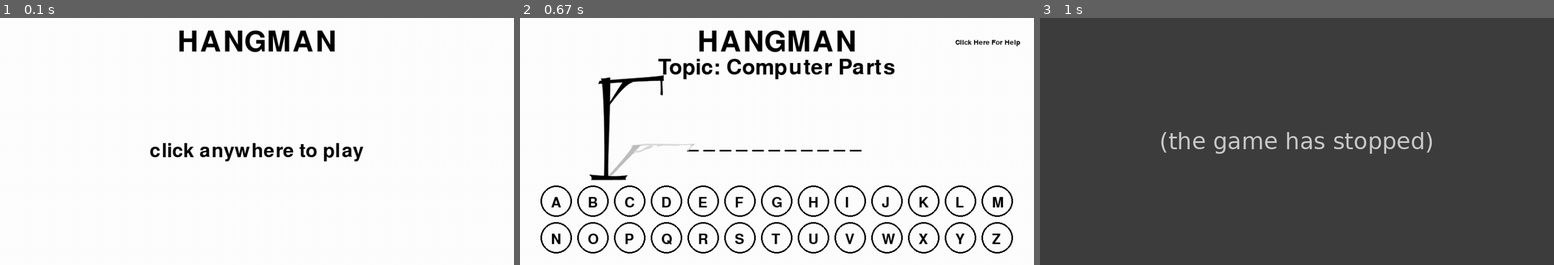
Above: before the commit, frames 1-3 (left to right).
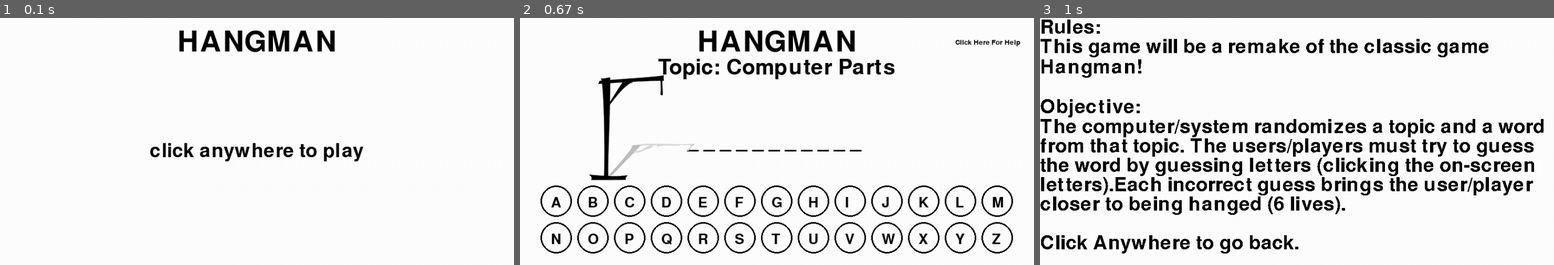
Above: after the commit, the same moments.

Repository: Chess-Dude/Hangman-Game-V3
Game: pygame game, started from MainGameLoop.py
Two runs of this game, one before a commit and one after it. Both use one fixed random seed, a clock stepped at 60 frames per second and the inputs below.
Inputs (mouse positions are in pixels of both pictures, inside the frame that each line leads up to):
- Up to frame 1 (0.1 s): no input
- Up to frame 2 (0.67 s): click (777, 141) at 0.38 s
- Up to frame 3 (1 s): click "Click Here For Help" at 0.73 s

Frames 1-2 are identical in both runs. In frame 3, 98% of the frame differs, in the area x 0-100%, y 0-100%.
Error before the commit: TypeError: blitting_help_menu() missing 3 required positional arguments: 'WHITE', 'WORD_FONT...; the game stopped at 0.75 s (later frames are placeholders)

Commit message:
refactored refresh_screen

Diff:
--- a/MainGameLoop.py
+++ b/MainGameLoop.py
@@ -18,6 +18,7 @@
 from BlittingText import blitting_text
 from BlittingStartMenu import blitting_start_menu
 from BlittingHelpMenu import blitting_help_menu
+from RefreshScreen import refresh_screen
 
 # initializes pygame
 pygame.init()
@@ -80,111 +81,6 @@
 HELP_HEIGHT = 20
 
 
-def refresh_screen(DISPLAYSURF,
-                   letters_to_print,
-                   word_progress,
-                   players_incorrect_guess,
-                   selected_topic,
-                   system_message,
-                   hangman_image_list):
-    """
-    refreshes screen
-    """
-
-    # Loading Background Images
-    # DISPLAYSURF.blit(BACKGROUND, (0, 0))
-    DISPLAYSURF.fill(WHITE)
-
-    # Printing Text
-    title_text = TITLE_FONT.render("HANGMAN", 1, BLACK)
-    DISPLAYSURF.blit(title_text, (WIDTH/2 - title_text.get_width()/2, 20))
-
-    # depending on current game status, the display will be updated based on game state
-    if game_status == GAME_STATE["START_MENU"]:
-        blitting_start_menu(DISPLAYSURF, WORD_FONT, BLACK, WIDTH, HEIGHT)
-
-    elif game_status == GAME_STATE["GAME_IN_PROGRESS"]:
-        blitting_text(DISPLAYSURF,
-                      word_progress,
-                      selected_topic,
-                      system_message,
-                      WORD_FONT, BLACK,
-                      SUB_TITLE_FONT,
-                      WIDTH,
-                      SYSTEM_FONT_MESSAGE,
-                      HELP_FONT_MESSAGE)
-
-        # callling functions to blit hangman images and draw letters/buttons
-        blit_hangman_images(DISPLAYSURF, players_incorrect_guess, hangman_image_list)
-        draw_letters(DISPLAYSURF,
-                     letters_to_print,
-                     FIRST_CIRCLE_X,
-                     FIRST_CIRCLE_Y_ROW_1,
-                     FIRST_CIRCLE_Y_ROW_2,
-                     BLACK,
-                     LETTER_FONT,
-                     LETTER_FONT_SIZE,
-                     RADIUS,
-                     LINE_THICKNESS,
-                     TOTAL_WIDTH)
-
-    elif game_status == GAME_STATE["GAME_WON"]:
-        blitting_text(DISPLAYSURF,
-                      word_progress,
-                      selected_topic,
-                      system_message,
-                      WORD_FONT, BLACK,
-                      SUB_TITLE_FONT,
-                      WIDTH,
-                      SYSTEM_FONT_MESSAGE,
-                      HELP_FONT_MESSAGE)
-
-        # callling functions to blit hangman images and draw letters/buttons
-        blit_hangman_images(DISPLAYSURF, players_incorrect_guess, hangman_image_list)
-        draw_letters(DISPLAYSURF,
-                     letters_to_print,
-                     FIRST_CIRCLE_X,
-                     FIRST_CIRCLE_Y_ROW_1,
-                     FIRST_CIRCLE_Y_ROW_2,
-                     BLACK,
-                     LETTER_FONT,
-                     LETTER_FONT_SIZE,
-                     RADIUS,
-                     LINE_THICKNESS,
-                     TOTAL_WIDTH)
-
-    elif game_status == GAME_STATE["GAME_LOST"]:
-        blitting_text(DISPLAYSURF,
-                      word_progress,
-                      selected_topic,
-                      system_message,
-                      WORD_FONT, BLACK,
-                      SUB_TITLE_FONT,
-                      WIDTH,
-                      SYSTEM_FONT_MESSAGE,
-                      HELP_FONT_MESSAGE)
-
-        # callling functions to blit hangman images and draw letters/buttons
-        blit_hangman_images(DISPLAYSURF, players_incorrect_guess, hangman_image_list)
-        draw_letters(DISPLAYSURF,
-                     letters_to_print,
-                     FIRST_CIRCLE_X,
-                     FIRST_CIRCLE_Y_ROW_1,
-                     FIRST_CIRCLE_Y_ROW_2,
-                     BLACK,
-                     LETTER_FONT,
-                     LETTER_FONT_SIZE,
-                     RADIUS,
-                     LINE_THICKNESS,
-                     TOTAL_WIDTH)
-
-    elif game_status == GAME_STATE["GAME_HELP"]:
-        blitting_help_menu(DISPLAYSURF)
-
-    else:
-        system_message_text = "An unexpected error has occured. Game status is out of range."
-        sys.exit()
-
 def main():
     """
     Main game loop
@@ -226,9 +122,28 @@
                    letters_to_print,
                    game_progress_obj.word_progress,
                    game_progress_obj.players_incorrect_guess,
-                   word_selection_obj.selected_topic,
+                   word_selection_obj,
                    game_progress_obj.system_message,
-                   hangman_image_list)
+                   hangman_image_list,
+                   WHITE,
+                   TITLE_FONT,
+                   BLACK,
+                   WIDTH,
+                   game_status,
+                   GAME_STATE,
+                   WORD_FONT,
+                   HEIGHT,
+                   SUB_TITLE_FONT,
+                   SYSTEM_FONT_MESSAGE,
+                   HELP_FONT_MESSAGE,
+                   FIRST_CIRCLE_X,
+                   FIRST_CIRCLE_Y_ROW_1,
+                   FIRST_CIRCLE_Y_ROW_2,
+                   LETTER_FONT,
+                   LETTER_FONT_SIZE,
+                   RADIUS,
+                   LINE_THICKNESS,
+                   TOTAL_WIDTH)
 
     pygame.display.update()
 
@@ -316,12 +231,31 @@
                     game_progress_obj.updating_progress(word_selection_obj.selected_word)
 
             refresh_screen(DISPLAYSURF,
-                           letters_to_print,
-                           game_progress_obj.word_progress,
-                           game_progress_obj.players_incorrect_guess,
-                           word_selection_obj.selected_topic,
-                           game_progress_obj.system_message,
-                           hangman_image_list)
+                   letters_to_print,
+                   game_progress_obj.word_progress,
+                   game_progress_obj.players_incorrect_guess,
+                   word_selection_obj.selected_topic,
+                   game_progress_obj.system_message,
+                   hangman_image_list,
+                   WHITE,
+                   TITLE_FONT,
+                   BLACK,
+                   WIDTH,
+                   game_status,
+                   GAME_STATE,
+                   WORD_FONT,
+                   HEIGHT,
+                   SUB_TITLE_FONT,
+                   SYSTEM_FONT_MESSAGE,
+                   HELP_FONT_MESSAGE,
+                   FIRST_CIRCLE_X,
+                   FIRST_CIRCLE_Y_ROW_1,
+                   FIRST_CIRCLE_Y_ROW_2,
+                   LETTER_FONT,
+                   LETTER_FONT_SIZE,
+                   RADIUS,
+                   LINE_THICKNESS,
+                   TOTAL_WIDTH)
 
         frame_per_sec.tick(FPS)
 
--- /dev/null
+++ b/RefreshScreen.py
@@ -0,0 +1,134 @@
+"""
+Refreshes/updates game
+"""
+
+import sys
+from BlittingHangManImages import blit_hangman_images
+from DrawingLetters import draw_letters
+from BlittingText import blitting_text
+from BlittingStartMenu import blitting_start_menu
+from BlittingHelpMenu import blitting_help_menu
+
+def refresh_screen(DISPLAYSURF,
+                   letters_to_print,
+                   word_progress,
+                   players_incorrect_guess,
+                   selected_topic,
+                   system_message,
+                   hangman_image_list,
+                   WHITE,
+                   TITLE_FONT,
+                   BLACK,
+                   WIDTH,
+                   game_status,
+                   GAME_STATE,
+                   WORD_FONT,
+                   HEIGHT,
+                   SUB_TITLE_FONT,
+                   SYSTEM_FONT_MESSAGE,
+                   HELP_FONT_MESSAGE,
+                   FIRST_CIRCLE_X,
+                   FIRST_CIRCLE_Y_ROW_1,
+                   FIRST_CIRCLE_Y_ROW_2,
+                   LETTER_FONT,
+                   LETTER_FONT_SIZE,
+                   RADIUS,
+                   LINE_THICKNESS,
+                   TOTAL_WIDTH):
+    """
+    refreshes screen
+    """
+
+    # Loading Background Images
+    # DISPLAYSURF.blit(BACKGROUND, (0, 0))
+    DISPLAYSURF.fill(WHITE)
+
+    # Printing Text
+    title_text = TITLE_FONT.render("HANGMAN", 1, BLACK)
+    DISPLAYSURF.blit(title_text, (WIDTH/2 - title_text.get_width()/2, 20))
+
+    # depending on current game status, the display will be updated based on game state
+    if game_status == GAME_STATE["START_MENU"]:
+        blitting_start_menu(DISPLAYSURF, WORD_FONT, BLACK, WIDTH, HEIGHT)
+
+    elif game_status == GAME_STATE["GAME_IN_PROGRESS"]:
+        blitting_text(DISPLAYSURF,
+                      word_progress,
+                      selected_topic,
+                      system_message,
+                      WORD_FONT, BLACK,
+                      SUB_TITLE_FONT,
+                      WIDTH,
+                      SYSTEM_FONT_MESSAGE,
+                      HELP_FONT_MESSAGE)
+
+        # callling functions to blit hangman images and draw letters/buttons
+        blit_hangman_images(DISPLAYSURF, players_incorrect_guess, hangman_image_list)
+        draw_letters(DISPLAYSURF,
+                     letters_to_print,
+                     FIRST_CIRCLE_X,
+                     FIRST_CIRCLE_Y_ROW_1,
+                     FIRST_CIRCLE_Y_ROW_2,
+                     BLACK,
+                     LETTER_FONT,
+                     LETTER_FONT_SIZE,
+                     RADIUS,
+                     LINE_THICKNESS,
+                     TOTAL_WIDTH)
+
+    elif game_status == GAME_STATE["GAME_WON"]:
+        blitting_text(DISPLAYSURF,
+                      word_progress,
+                      selected_topic,
+                      system_message,
+                      WORD_FONT, BLACK,
+                      SUB_TITLE_FONT,
+                      WIDTH,
+                      SYSTEM_FONT_MESSAGE,
+                      HELP_FONT_MESSAGE)
+
+        # callling functions to blit hangman images and draw letters/buttons
+        blit_hangman_images(DISPLAYSURF, players_incorrect_guess, hangman_image_list)
+        draw_letters(DISPLAYSURF,
+                     letters_to_print,
+                     FIRST_CIRCLE_X,
+                     FIRST_CIRCLE_Y_ROW_1,
+                     FIRST_CIRCLE_Y_ROW_2,
+                     BLACK,
+                     LETTER_FONT,
+                     LETTER_FONT_SIZE,
+                     RADIUS,
+                     LINE_THICKNESS,
+                     TOTAL_WIDTH)
+
+    elif game_status == GAME_STATE["GAME_LOST"]:
+        blitting_text(DISPLAYSURF,
+                      word_progress,
+                      selected_topic,
+                      system_message,
+                      WORD_FONT, BLACK,
+                      SUB_TITLE_FONT,
+                      WIDTH,
+                      SYSTEM_FONT_MESSAGE,
+                      HELP_FONT_MESSAGE)
+
+        # callling functions to blit hangman images and draw letters/buttons
+        blit_hangman_images(DISPLAYSURF, players_incorrect_guess, hangman_image_list)
+        draw_letters(DISPLAYSURF,
+                     letters_to_print,
+                     FIRST_CIRCLE_X,
+                     FIRST_CIRCLE_Y_ROW_1,
+                     FIRST_CIRCLE_Y_ROW_2,
+                     BLACK,
+                     LETTER_FONT,
+                     LETTER_FONT_SIZE,
+                     RADIUS,
+                     LINE_THICKNESS,
+                     TOTAL_WIDTH)
+
+    elif game_status == GAME_STATE["GAME_HELP"]:
+        blitting_help_menu(DISPLAYSURF, WHITE, WORD_FONT, BLACK)
+
+    else:
+        system_message_text = "An unexpected error has occured. Game status is out of range."
+        sys.exit()
